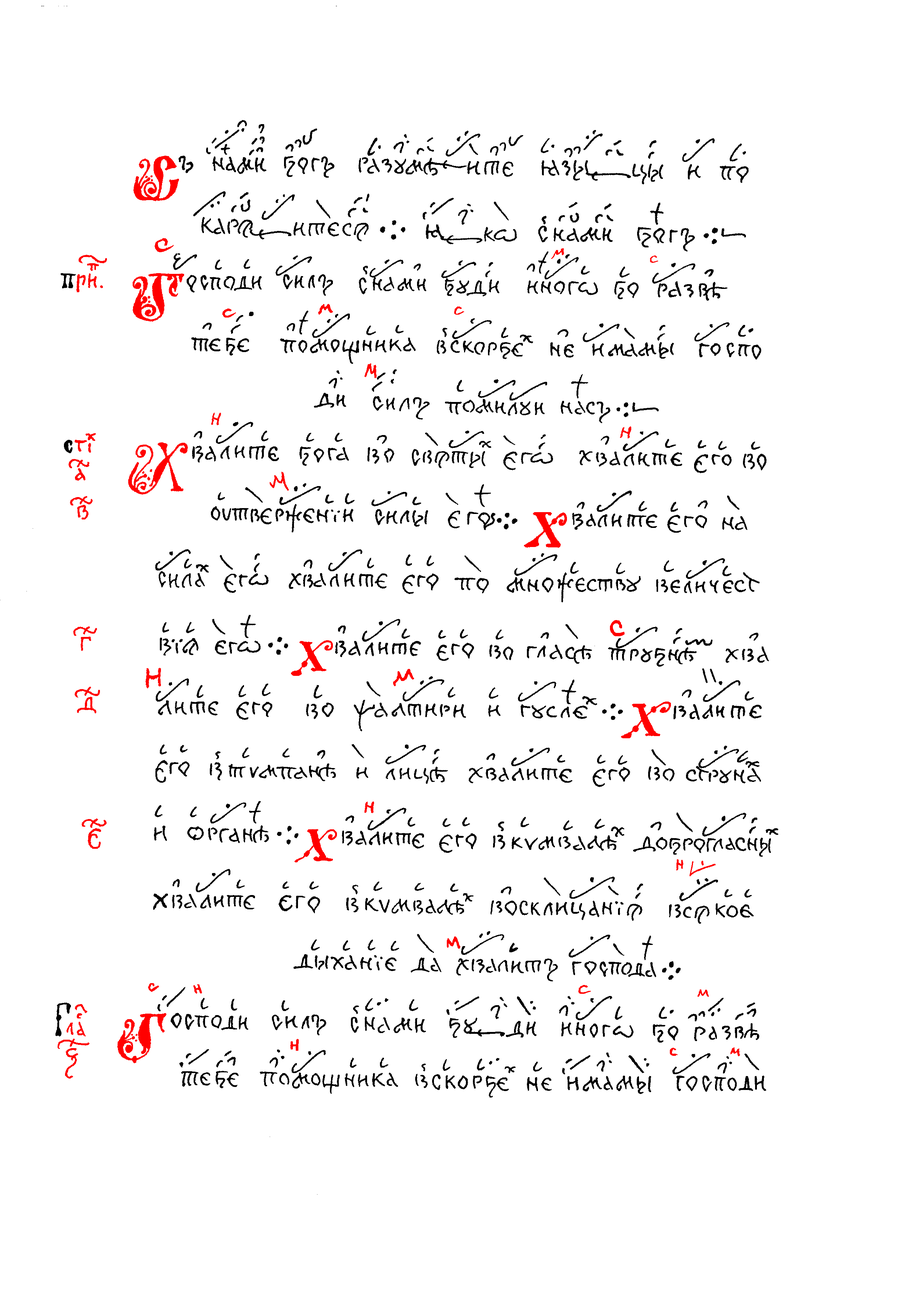
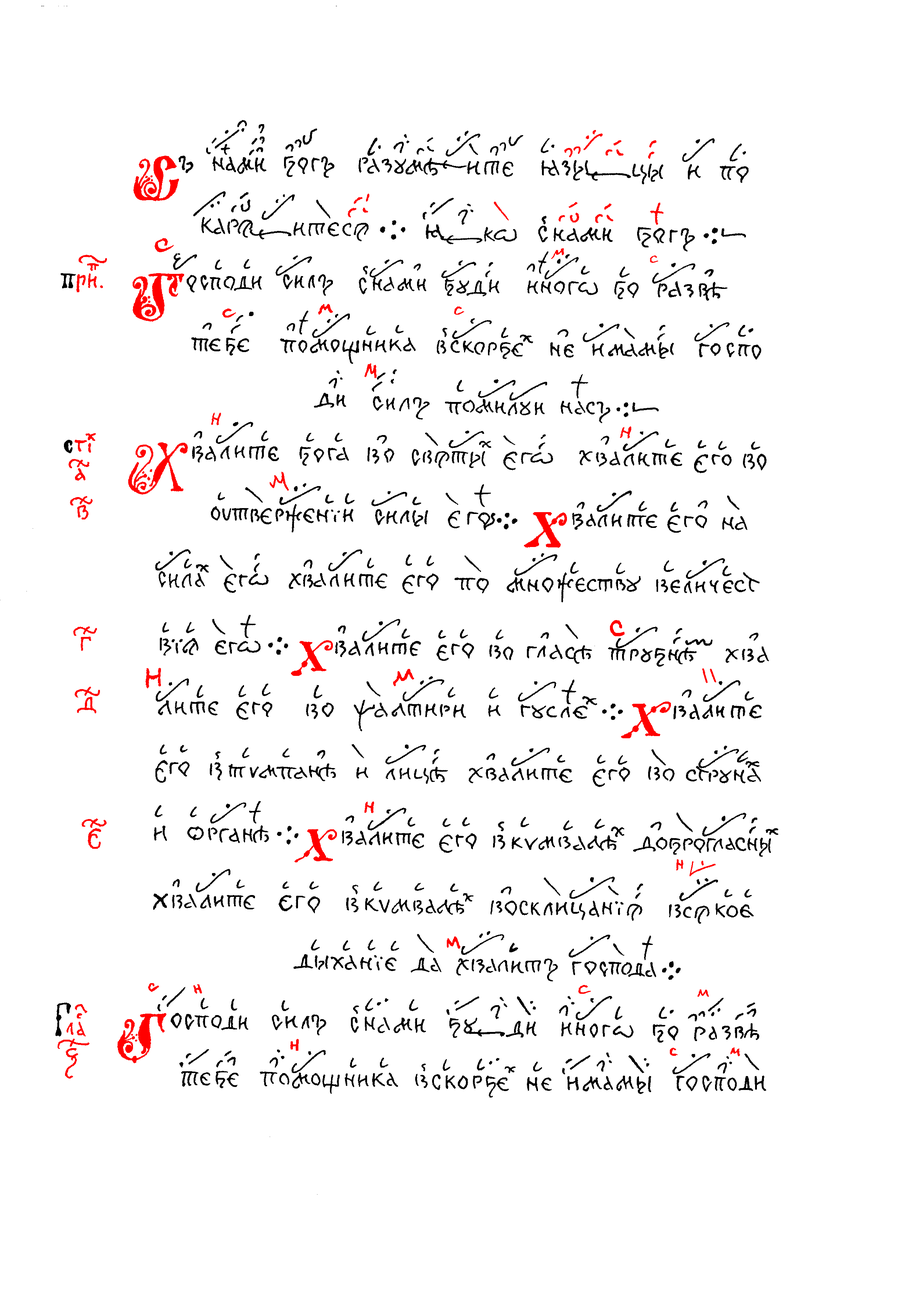
Revision of a layered 923x1304 image; what changed, layer by layer:
painted on "Червила" over (x1=347, y1=130, x2=716, y2=684)
painted on "Чернила" over (x1=347, y1=130, x2=716, y2=684)
